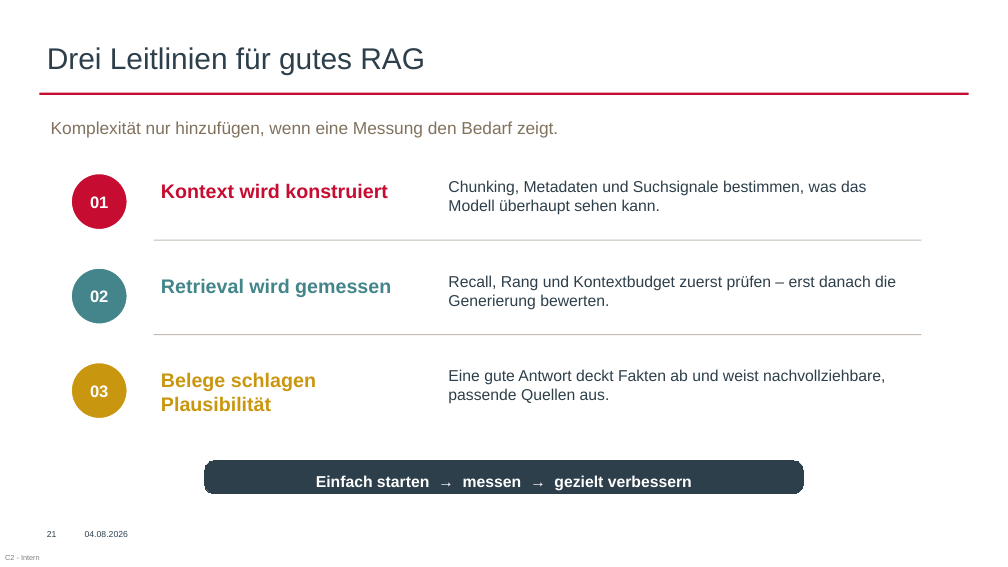
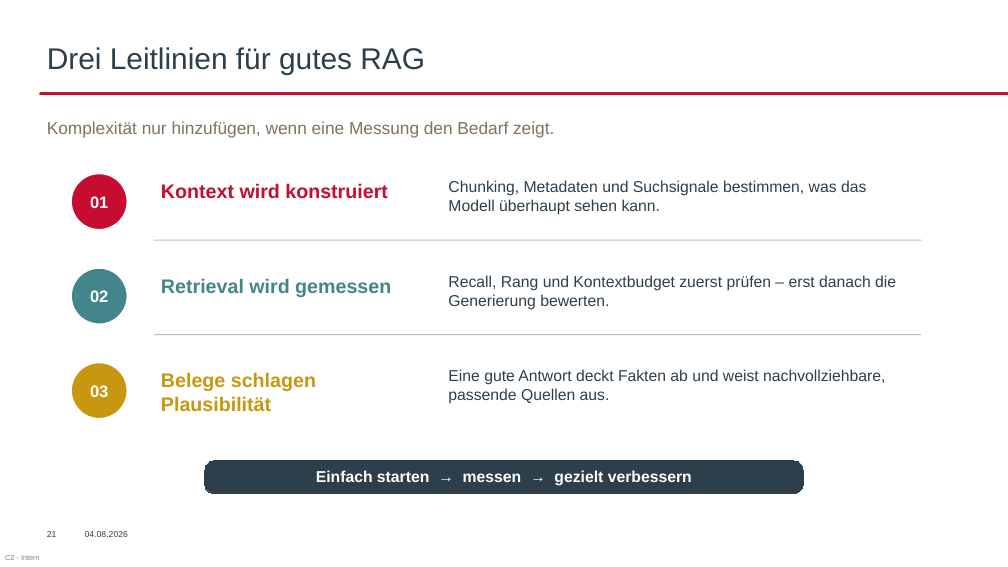
Before and after one commit to AkrosAG/RAG-Workshop, a slide deck: slide 20 of RAG_Workshop.pptx. Drawn at 1008x567 pixels with LibreOffice and Linux fonts; fonts in the diff are those of the drawing; background and template pictures are left out. Boxes give left, top, right and bottom in pixels: in the first picture for what was removed or moved away, otherwise in the second. Text is boxed around its words. In the diff, an @@ line names an element or a change of style, - is before the commit and + after.

```diff
--- a/RAG_Workshop.pptx
+++ b/RAG_Workshop.pptx
@@ rectangle removed at [0,0,1008,504] @@
@@ text "Komplexität nur hinzufügen, wenn eine ...": place and size @@
-text "Komplexität nur hinzufügen, wenn eine ..." at [51,121,558,138]
+text "Komplexität nur hinzufügen, wenn eine ..." at [47,121,554,138]
@@ text "Einfach starten → messen → ...": place and size @@
-text "Einfach starten → messen → ..." at [316,475,692,491]
+text "Einfach starten → messen → ..." at [316,470,692,486]
```
Also in this commit, not shown: 15 other slides changed.
